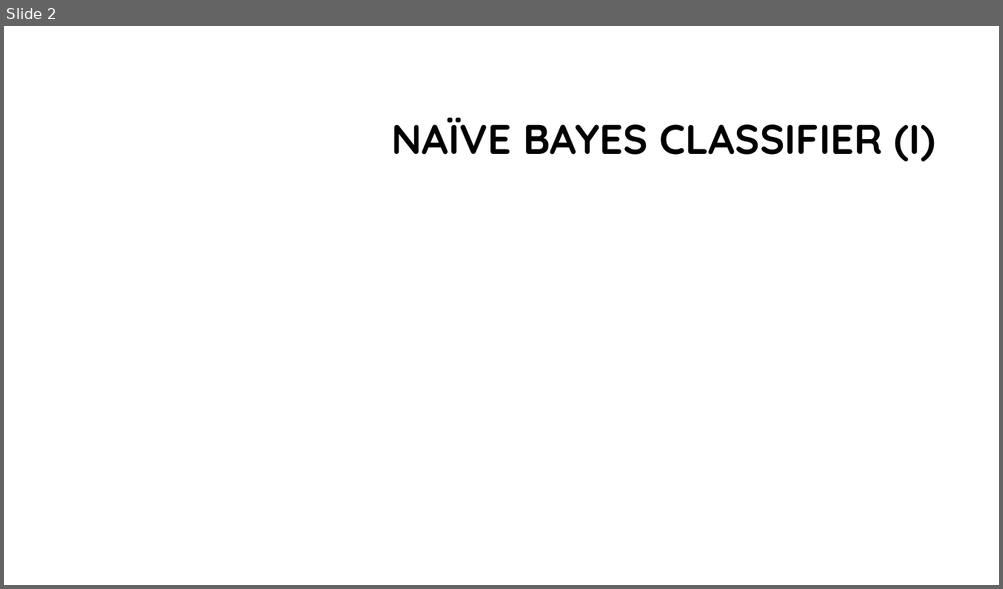
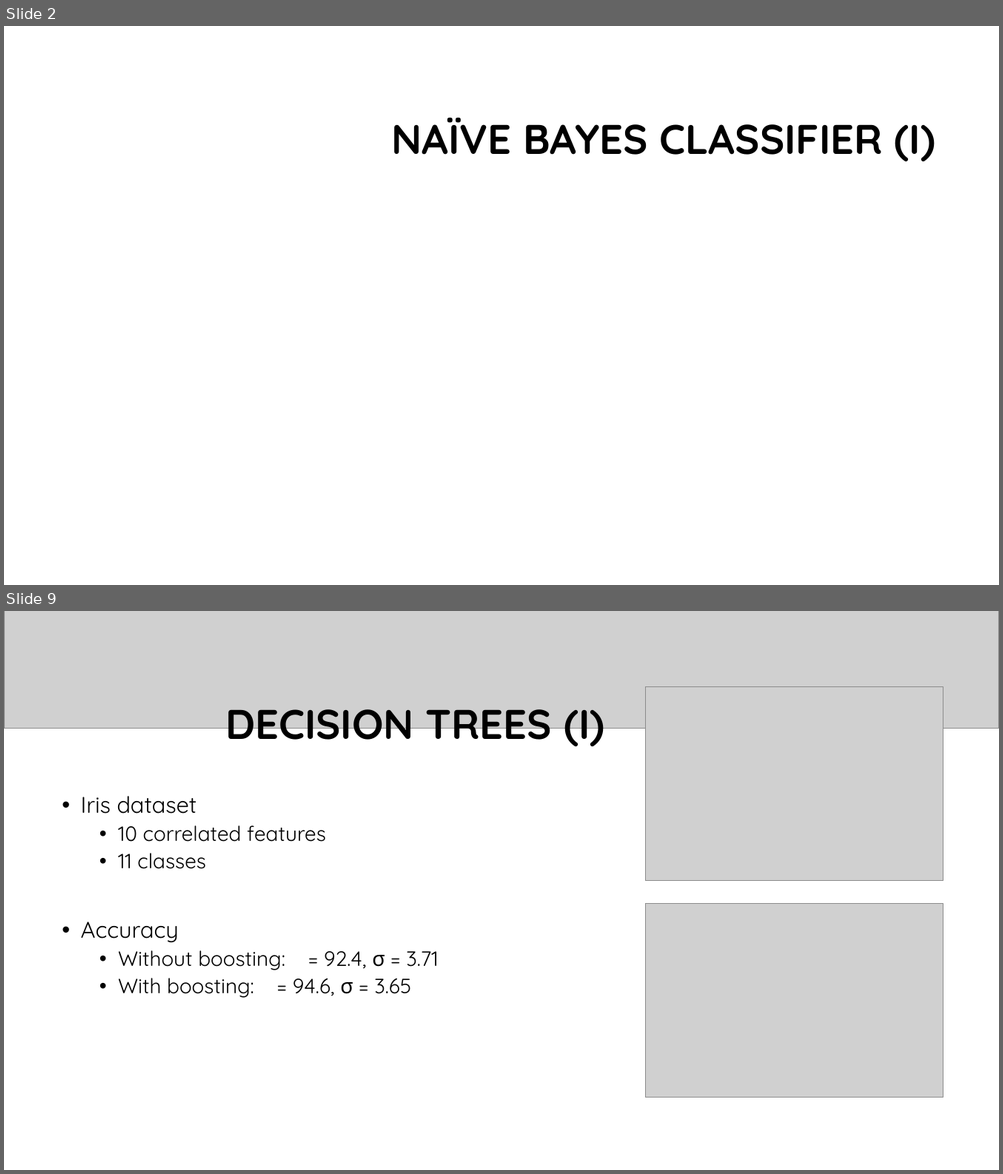
Before and after one commit to franco-ruggeri/ML, a slide deck: Lab 3/Lab 3 - presentation.pptx. Shown one above the other, each under a label of ours: slide 2 before the commit, slides 2 and 9 after it; the slides between them are not shown. The pictures are 1003x589 and 1003x1174 pixels, drawn with LibreOffice and Linux fonts; fonts in the diff are those of the drawing; grey boxes stand for pictures; background and template pictures are left out. Boxes give left, top, right and bottom in pixels: in the first picture for what was removed or moved away, otherwise in the second. Text is boxed around its words. In the diff, an @@ line names an element or a change of style, - is before the commit and + after.

```diff
--- a/Lab 3/Lab 3 - presentation.pptx
+++ b/Lab 3/Lab 3 - presentation.pptx
@@ slide 9 added at (4,611,999,1170), background #FFFFFF @@
@@ picture added at (4,611,999,729) @@
@@ picture added at (646,687,943,881) @@
@@ title added at (225,709,604,750), 40 pt, text #000000, bold @@
+DECISION TREES (I)
@@ text added at (81,796,438,1000), 20 pt, text #000000 @@
+• Iris dataset
+  • 10 correlated features
+  • 11 classes
+• Accuracy
+  • Without boosting: µ = 92.4, σ = 3.71
+  • With boosting: µ = 94.6, σ = 3.65
@@ picture added at (646,903,943,1097) @@
```
Also in this commit, not shown: 3 slides changed, 6 other slides added, 10 slides removed, 5 other files.
